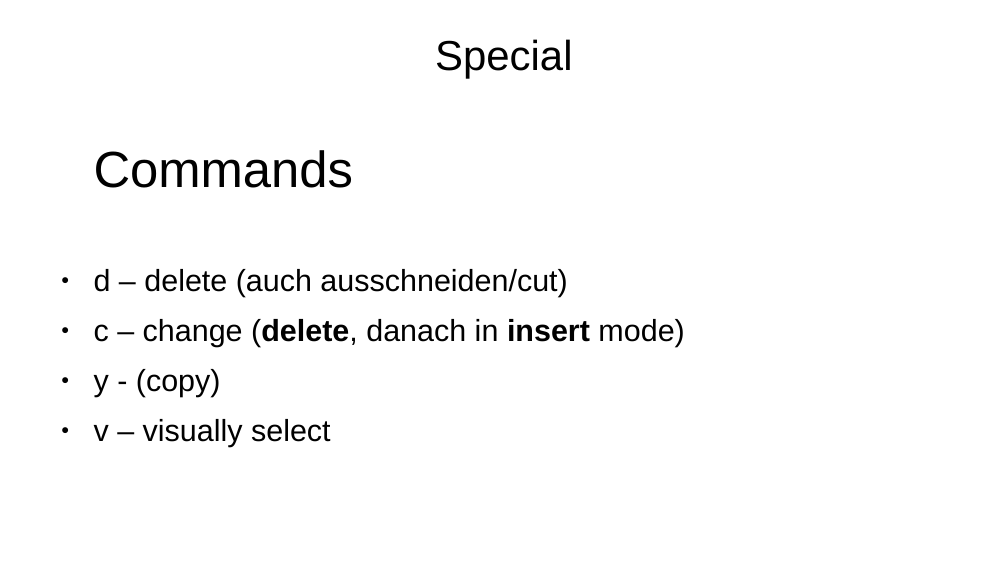
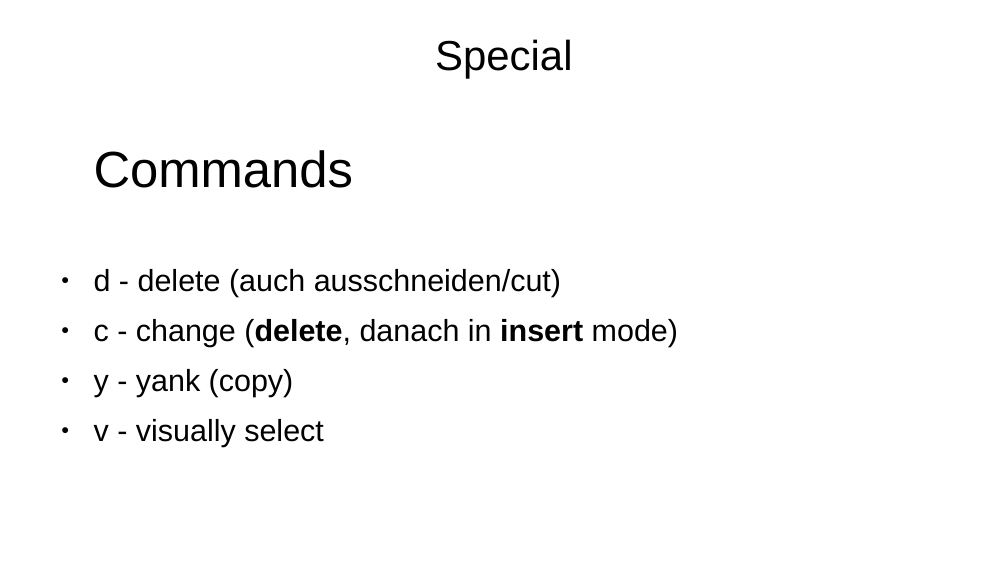
Before and after one commit to mbrinkme/nerditup, a slide deck: slide 16 of vim.odp (slide 7 before the commit). Drawn at 1008x567 pixels with LibreOffice and Linux fonts; fonts in the diff are those of the drawing; background and template pictures are left out. Boxes give left, top, right and bottom in pixels: in the first picture for what was removed or moved away, otherwise in the second. Text is boxed around its words. In the diff, an @@ line names an element or a change of style, - is before the commit and + after.

```diff
--- a/vim.odp
+++ b/vim.odp
@@ text at [94, 269, 678, 447]: text changed @@
-● d – delete (auch ausschneiden/cut)
-● c – change (delete, danach in insert mode)
-● y - (copy)
-● v – visually select
+● d - delete (auch ausschneiden/cut)
+● c - change (delete, danach in insert mode)
+● y - yank (copy)
+● v - visually select
```
Also in this commit, not shown: 9 other slides changed, 16 slides added, 1 slide removed.
